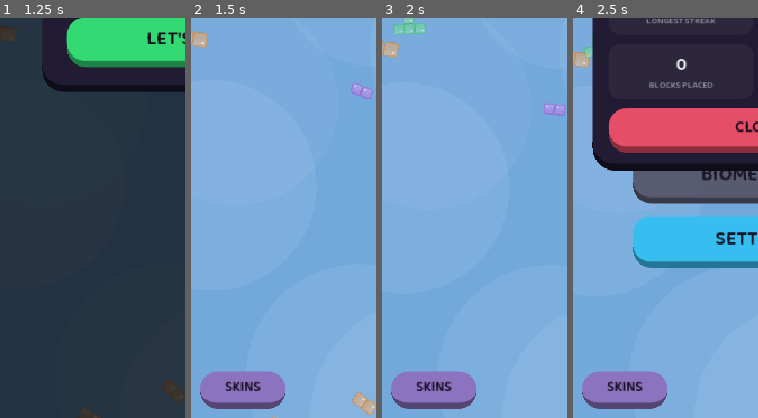
Above: before the commit, frames 1-4 (left to right).
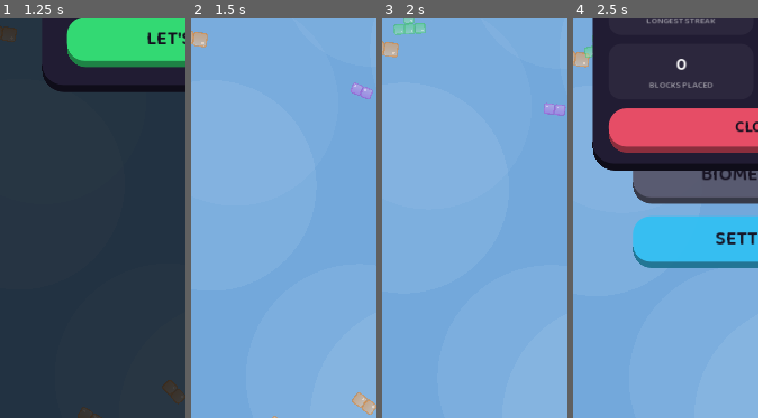
Above: after the commit, the same moments.

Repository: XSideZ/stax-game
Game: Godot game, scene res://scenes/MainMenu.tscn
Two runs of this game, one before a commit and one after it. Both use one fixed random seed, a clock stepped at 60 frames per second and the inputs below.
Inputs (mouse positions are % of the whole screen's width and height, from its top left):
- Up to frame 1 (1.25 s): click (50, 45) at 0.52 s; type "Alex" at 0.6 s
- Up to frame 2 (1.5 s): click "LET'S GO" at 1.25 s
- Up to frame 3 (2 s): no input
- Up to frame 4 (2.5 s): click "Alex" at 2 s
The pictures show only the part of the screen within x 0-50%, y 50-100%; the shares and areas given below are measured in that part.

Frame 1 is identical in both runs. In frame 2, 4.0% of the frame differs, in the area x 4-51%, y 88-98%; in frame 3, 4.0%; in frame 4, 4.0%.

Commit message:
Dev skins as an easter egg + one-time global level-1 reset
- Dev skin picker hidden by default (SHOW_SKIN_PICKER=false); revealed by a secret
  tap sequence on the title letters: each twice, backwards (X X A A T T S S),
  tracked independently of the cat-mode sequence. _reveal_dev_skins builds the
  picker once, with a sound + haptic.
- One-time progress reset for everyone after the XP rework: a RESET_EPOCH gate is
  stored/loaded in the save; a save on an older epoch is wiped to a fresh level 1
  (settings + name kept) via _reset_progress. Bump RESET_EPOCH to reset again.

Co-Authored-By: Claude Opus 4.8 (1M context) <noreply@anthropic.com>

Diff:
--- a/scripts/GameState.gd
+++ b/scripts/GameState.gd
@@ -160,6 +160,10 @@
 # so a strong 15k game pays ~60 and a great 100k run ~400. Hard achievements
 # stay the big chunks — levelling is gated by skill, not time spent.
 const MAX_LEVEL := 100
+# Bump this to force a one-time progress wipe for everyone on the next update:
+# on load, a save with an older epoch is reset to a fresh level 1 (settings kept).
+const RESET_EPOCH := 1
+var save_epoch : int = 0
 var player_name  : String = ""
 var player_xp    : int = 0
 var games_played : int = 0
@@ -522,6 +526,30 @@
 		if d != null:
 			d.remove("stax_run.dat")
 
+# Wipe progression to a fresh level 1, keeping only settings + player name.
+func _reset_progress() -> void:
+	best_score = 0
+	scores = []
+	theme_idx = 0
+	total_lines = 0
+	player_xp = 0
+	games_played = 0
+	unlocked = {}
+	total_score = 0
+	stat_blocks = 0
+	stat_best_streak = 0
+	stat_run_lines = 0
+	stat_board_clears = 0
+	stat_best_multi = 0
+	stat_revives = 0
+	stat_powers_used = 0
+	cat_mode = false
+	theme_bag = []
+	skins_seen = []
+	picked_skin = -1
+	skin_locked = false
+	dev_skin_override = -1
+
 # ── Settings / meta persistence ───────────────────────────────────────────────
 func _save() -> void:
 	var f := FileAccess.open(SAVE_PATH, FileAccess.WRITE)
@@ -551,6 +579,7 @@
 	f.store_var(skins_seen)
 	f.store_var(picked_skin)
 	f.store_var(skin_locked)
+	f.store_var(save_epoch)
 	f.close()
 
 func _load() -> void:
@@ -606,4 +635,12 @@
 		picked_skin = f.get_var()
 	if f.get_position() < f.get_length():
 		skin_locked = f.get_var()
+	if f.get_position() < f.get_length():
+		save_epoch = f.get_var()
 	f.close()
+	# One-time global reset after the XP rework — anyone on an older epoch starts
+	# fresh at level 1 (settings + name kept).
+	if save_epoch < RESET_EPOCH:
+		_reset_progress()
+		save_epoch = RESET_EPOCH
+		_save()
--- a/scripts/MainMenu.gd
+++ b/scripts/MainMenu.gd
@@ -15,8 +15,9 @@
 const ORB_COUNT := 10
 const FALL_COUNT := 12
 
-# ── Dev skin changer — set to false before publishing to hide it ─────────────
-const SHOW_SKIN_PICKER := true
+# ── Dev skin changer — hidden by default; revealed via the secret tap sequence
+# (tap each letter twice, backwards: X X A A T T S S). Force-on with `true`. ────
+const SHOW_SKIN_PICKER := false
 const SKIN_NAMES : Array = ["PASTEL", "NEON", "CIRCUIT", "BRICK", "CRYSTAL",
 	"CANDY", "FROST", "GRASS", "WATER", "LAVA", "WOOD", "GALAXY",
 	"HONEY", "RETRO", "BUBBLE", "STORM", "SAKURA", "METALS", "SLIME", "DISCO",
@@ -30,6 +31,10 @@
 var letters      : Array = []   # {lbl, base_pos, phase}
 var bobbing      : bool  = false
 var cat_progress : int   = 0    # secret: tap S-T-A-X in order to toggle cat mode
+# secret dev-skins reveal: tap each letter twice, backwards — X X A A T T S S
+const DEV_SEQUENCE : Array = [3, 3, 2, 2, 1, 1, 0, 0]
+var dev_progress : int   = 0
+var dev_skins_shown : bool = false
 var settings_box : PanelContainer
 var play_pulse   : Tween
 var faller_layer : Node2D
@@ -201,6 +206,24 @@
 	else:
 		# Wrong order — start over (but a first-letter tap still counts)
 		cat_progress = 1 if idx == 0 else 0
+
+	# Secret dev-skins sequence (tracked independently of the cat one)
+	if idx == DEV_SEQUENCE[dev_progress]:
+		dev_progress += 1
+		if dev_progress >= DEV_SEQUENCE.size():
+			dev_progress = 0
+			_reveal_dev_skins()
+	else:
+		dev_progress = 1 if idx == DEV_SEQUENCE[0] else 0
+
+func _reveal_dev_skins() -> void:
+	if dev_skins_shown:
+		return
+	dev_skins_shown = true
+	_build_skin_picker()
+	Sfx.play_best()
+	if GameState.haptics_on:
+		Input.vibrate_handheld(40)
 
 func _toggle_cat_mode() -> void:
 	# The bg, orbs and falling pieces all read the skin live each frame, so the
